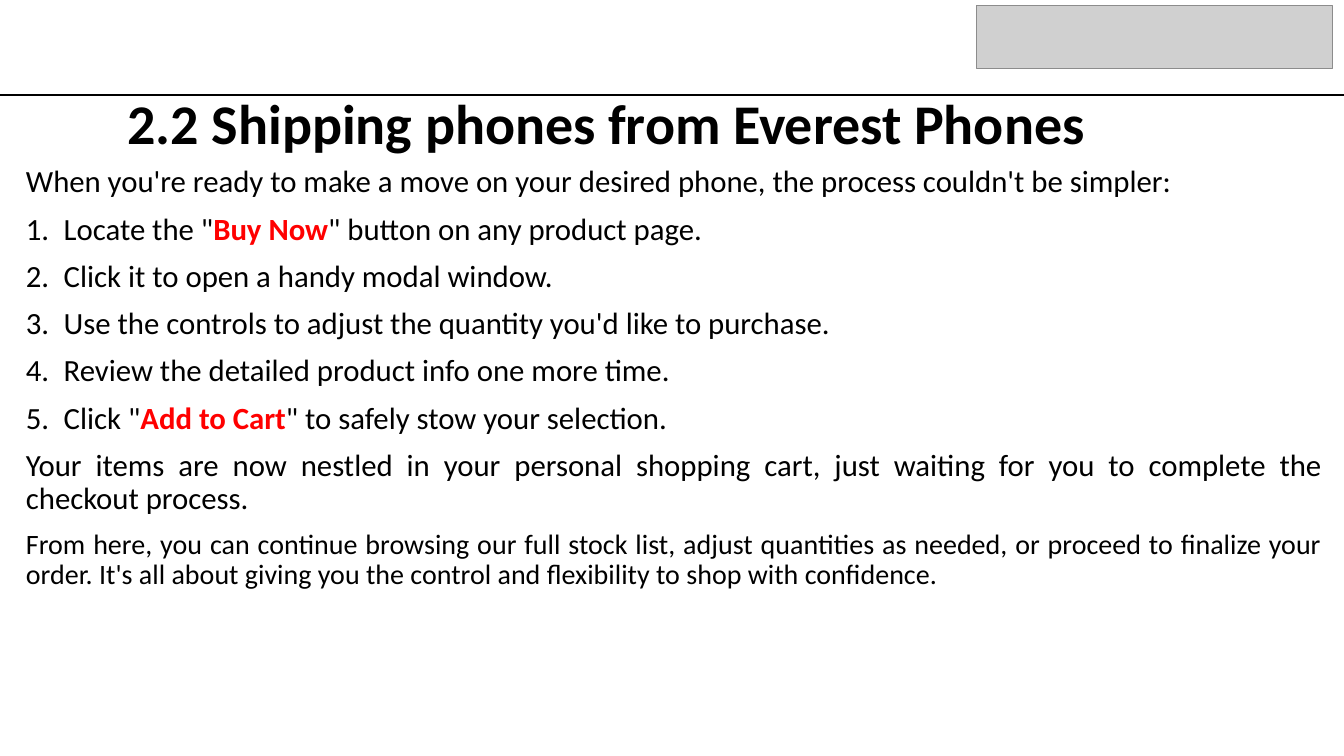
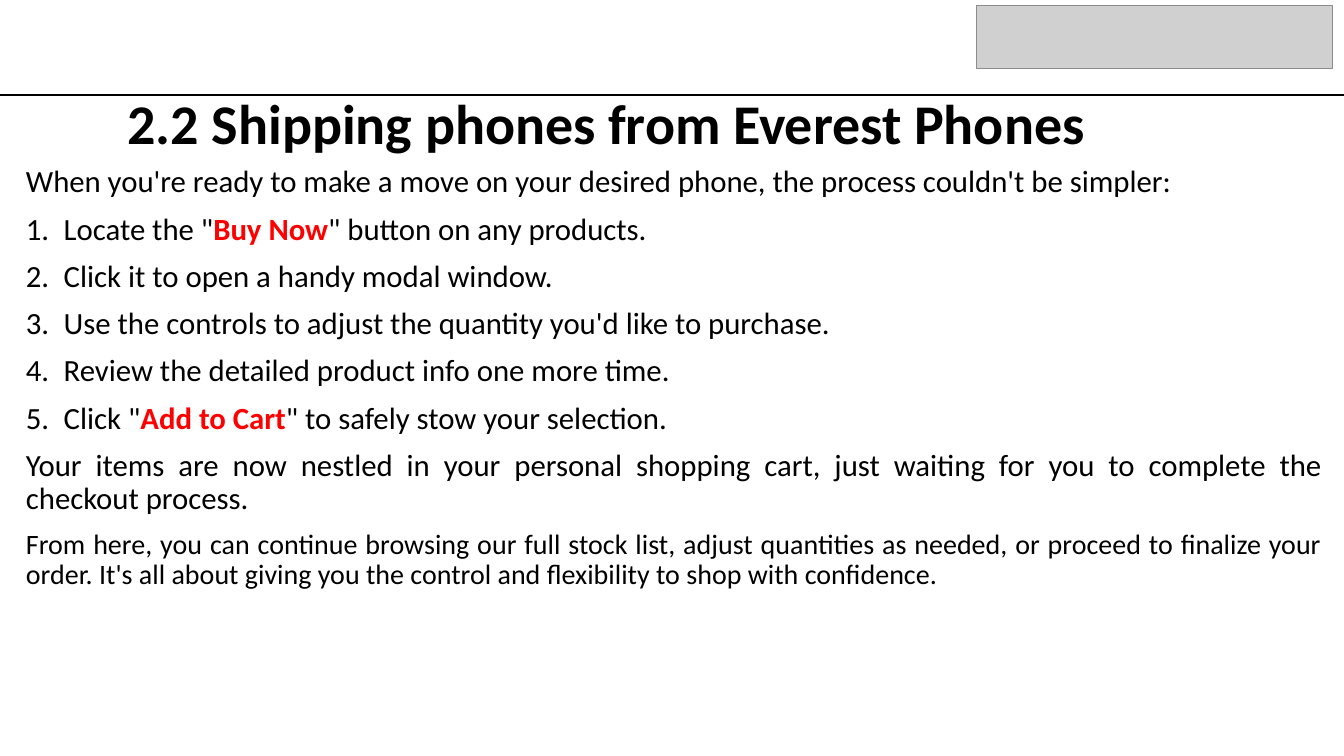
Before and after one commit to bidhan948/Everest-Phones-User-Manual, a slide deck: slide 13 of EVEREST PHONES.pptx. Drawn at 1344x756 pixels with LibreOffice and Linux fonts; fonts in the diff are those of the drawing; grey boxes stand for pictures. Boxes give left, top, right and bottom in pixels: in the first picture for what was removed or moved away, otherwise in the second. Text is boxed around its words. In the diff, an @@ line names an element or a change of style, - is before the commit and + after.

```diff
--- a/EVEREST PHONES.pptx
+++ b/EVEREST PHONES.pptx
@@ subtitle at (64, 218, 647, 245): text changed @@
-1. Locate the "Buy Now" button on any product page.
+1. Locate the "Buy Now" button on any products.
```
Also in this commit, not shown: 3 other slides changed, 9 slides added.
